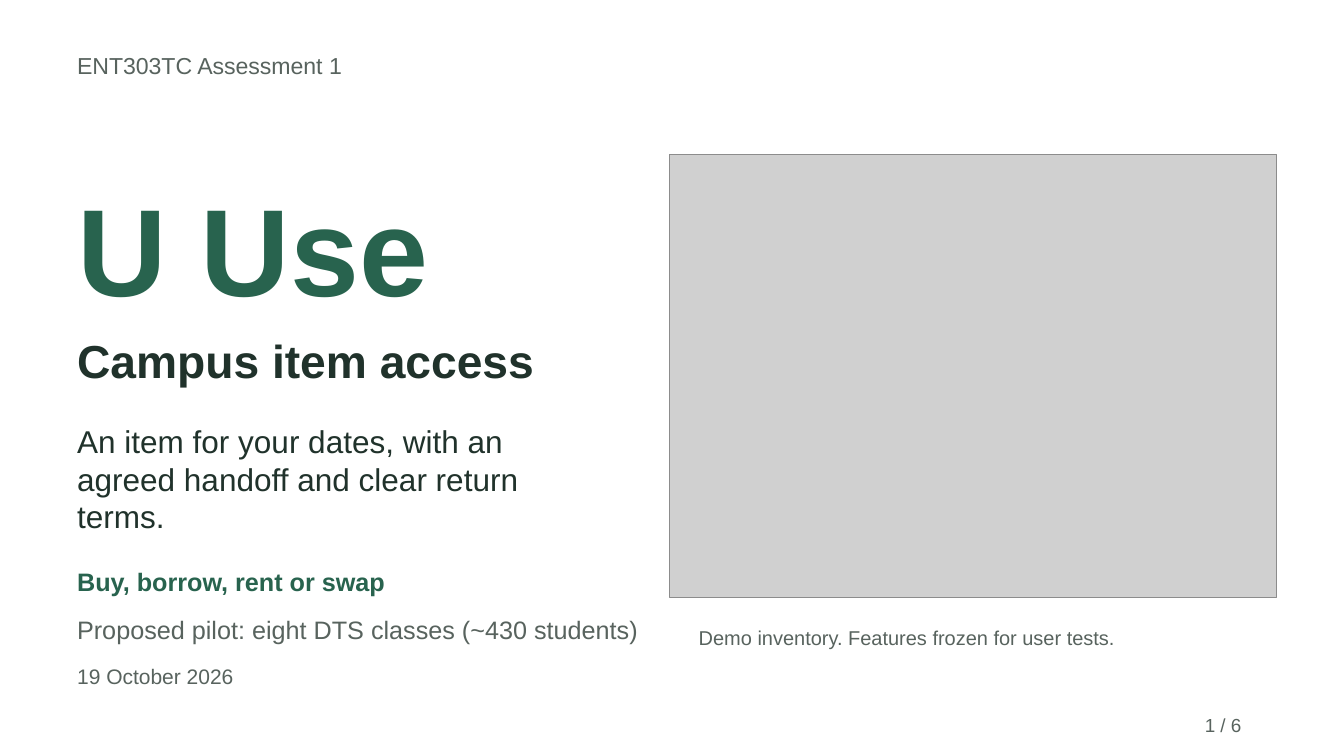
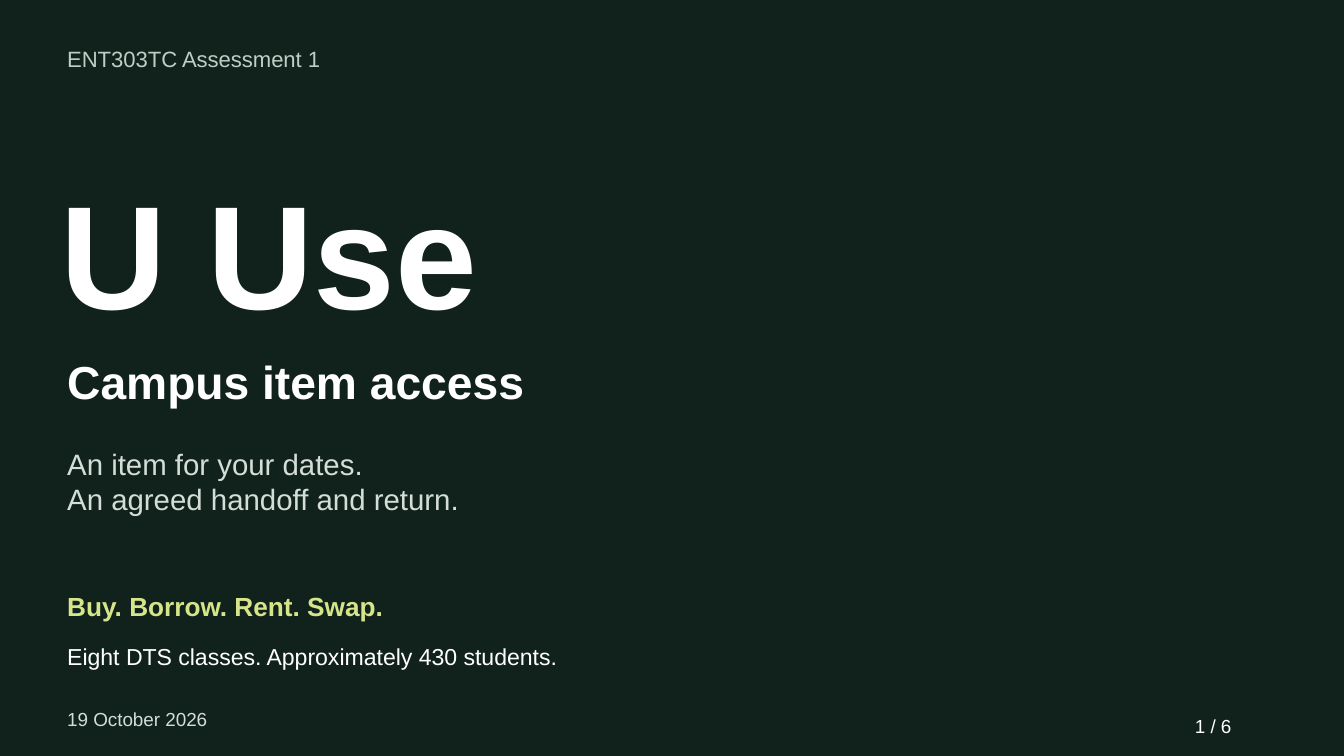
Before and after one commit to Rita020903/U-Use, a slide deck: slide 1 of A1_Current/UUse_A1_6_Slides.pptx. Drawn at 1344x756 pixels with LibreOffice and Linux fonts; fonts in the diff are those of the drawing; grey boxes stand for pictures; background and template pictures are left out. Boxes give left, top, right and bottom in pixels: in the first picture for what was removed or moved away, otherwise in the second. Text is boxed around its words. In the diff, an @@ line names an element or a change of style, - is before the commit and + after.

```diff
--- a/A1_Current/UUse_A1_6_Slides.pptx
+++ b/A1_Current/UUse_A1_6_Slides.pptx
@@ background #FFFFFF to picture (left out) @@
@@ text "ENT303TC Assessment 1" at (x1=67, y1=51, x2=320, y2=67): size 16.5 to 15.8 pt, text colour #58635E to #BDCEC5 @@
@@ text "U Use" moved from (x1=77, y1=210, x2=428, y2=298) to (x1=61, y1=208, x2=478, y2=311) @@
@@ text "U Use" at (x1=61, y1=208, x2=478, y2=311): size 88.5 to 105 pt, text colour #28634E to #FFFFFF @@
@@ picture removed at (x1=670, y1=154, x2=1277, y2=598) @@
@@ text "Campus item access" moved from (x1=77, y1=344, x2=534, y2=388) to (x1=67, y1=365, x2=524, y2=409) @@
@@ text "Campus item access" at (x1=67, y1=365, x2=524, y2=409): text colour #20322B to #FFFFFF @@
@@ text at (x1=67, y1=453, x2=459, y2=516): text changed; size 22.5 to 21 pt; text colour #20322B to #D4DED7 @@
-An item for your dates, with an agreed handoff and clear return terms.
+An item for your dates.
+An agreed handoff and return.
@@ text at (x1=67, y1=597, x2=383, y2=622): text changed; size 18 to 18.8 pt; text colour #28634E to #D6E58A @@
-Buy, borrow, rent or swap
+Buy. Borrow. Rent. Swap.
@@ text at (x1=67, y1=648, x2=557, y2=670): text changed; size 18 to 16.5 pt; text colour #58635E to #FFFFFF @@
-Proposed pilot: eight DTS classes (~430 students)
+Eight DTS classes. Approximately 430 students.
@@ text removed at (x1=699, y1=630, x2=1115, y2=649) @@
-Demo inventory. Features frozen for user tests.
@@ text "19 October 2026" moved from (x1=77, y1=669, x2=234, y2=684) to (x1=67, y1=712, x2=207, y2=726) @@
@@ text "19 October 2026" at (x1=67, y1=712, x2=207, y2=726): size 15 to 13.5 pt, text colour #58635E to #D3DDD5 @@
@@ text "1 / 6" at (x1=1195, y1=720, x2=1232, y2=733): text colour #58635E to #FFFFFF @@
```
Also in this commit, not shown: 5 other slides changed, 6 other files.
